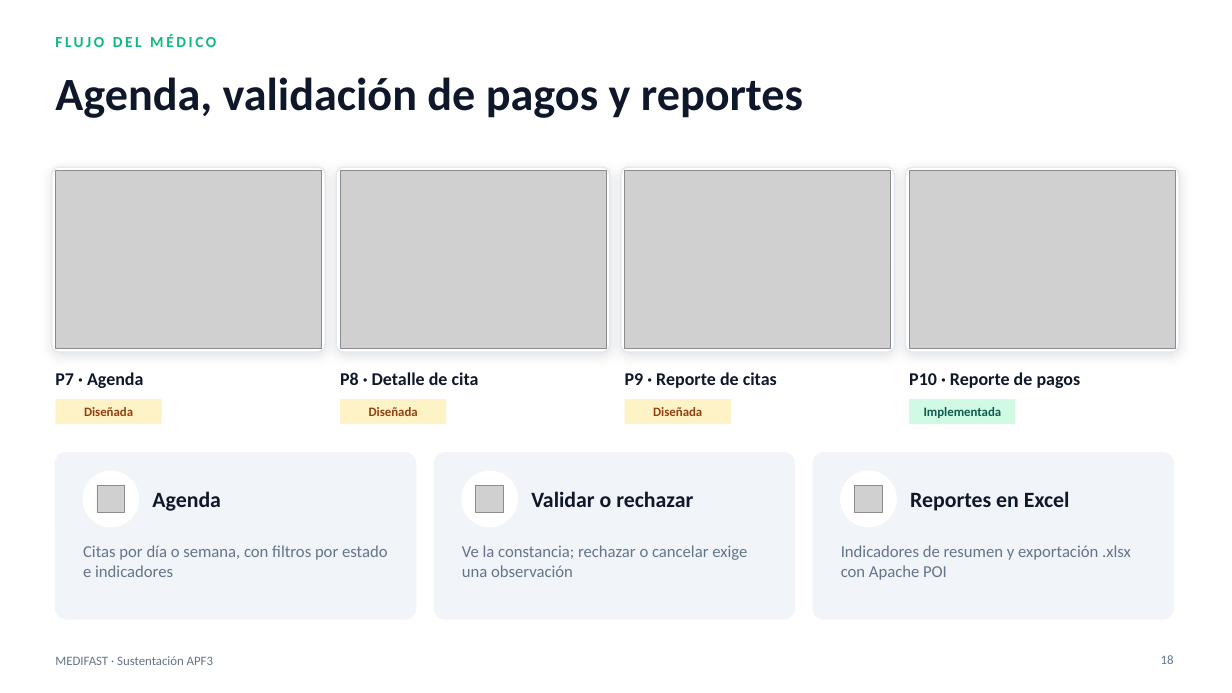
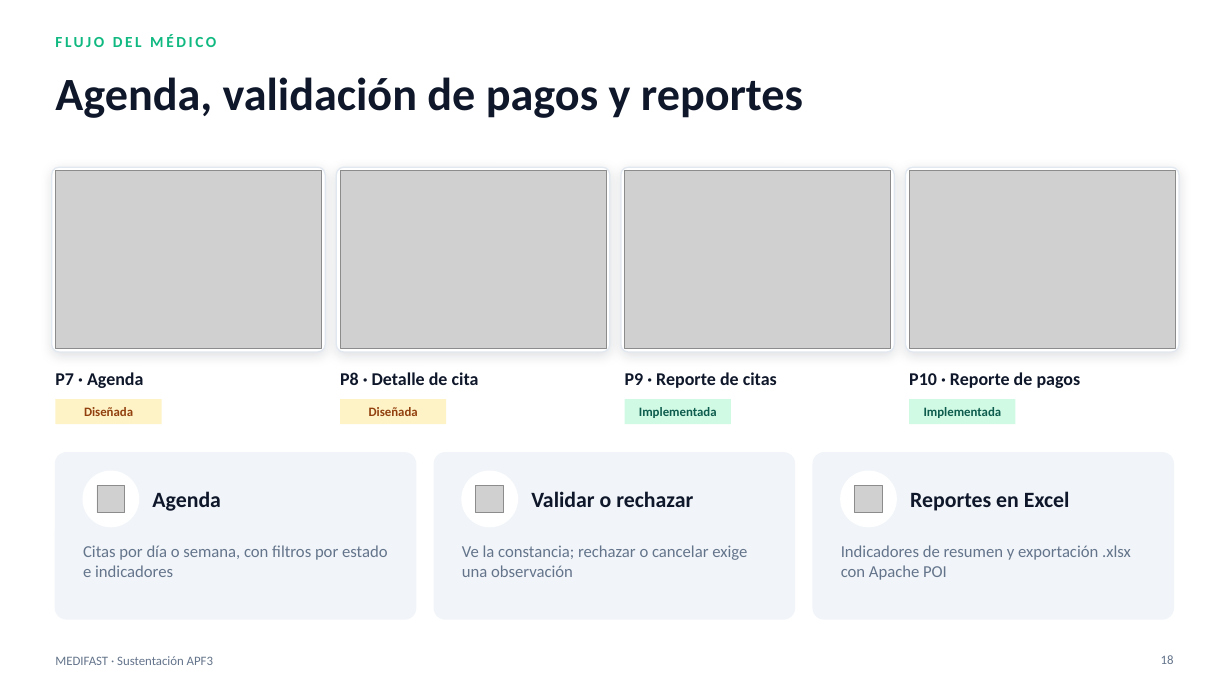
Before and after one commit to manuelguarniz/medifast, a slide deck: slide 18 of docs/entregables/MEDIFAST_APF3_Sustentacion.pptx. Drawn at 1232x693 pixels with LibreOffice and Linux fonts; fonts in the diff are those of the drawing; grey boxes stand for pictures. Boxes give left, top, right and bottom in pixels: in the first picture for what was removed or moved away, otherwise in the second. Text is boxed around its words. In the diff, an @@ line names an element or a change of style, - is before the commit and + after.

```diff
--- a/docs/entregables/MEDIFAST_APF3_Sustentacion.pptx
+++ b/docs/entregables/MEDIFAST_APF3_Sustentacion.pptx
@@ rectangle "Implementada" at (625,399,731,424): fill #FEF3C7 to #D1FAE5 @@
@@ text in rectangle at (639,407,717,418): text changed; text colour #92400E to #0D5C4D @@
-Diseñada
+Implementada
```
Also in this commit, not shown: 7 other slides changed, 39 other files.
